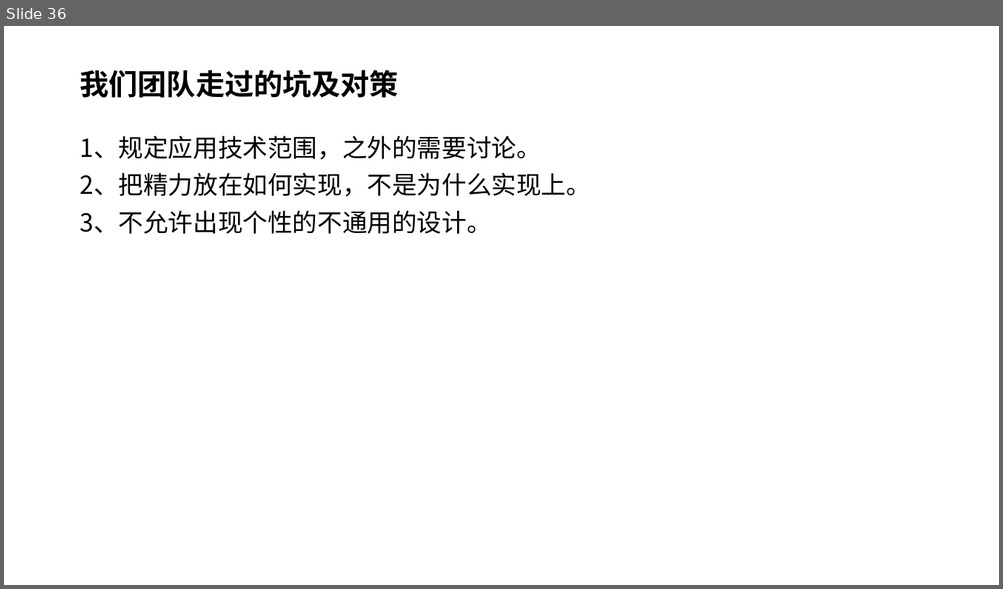
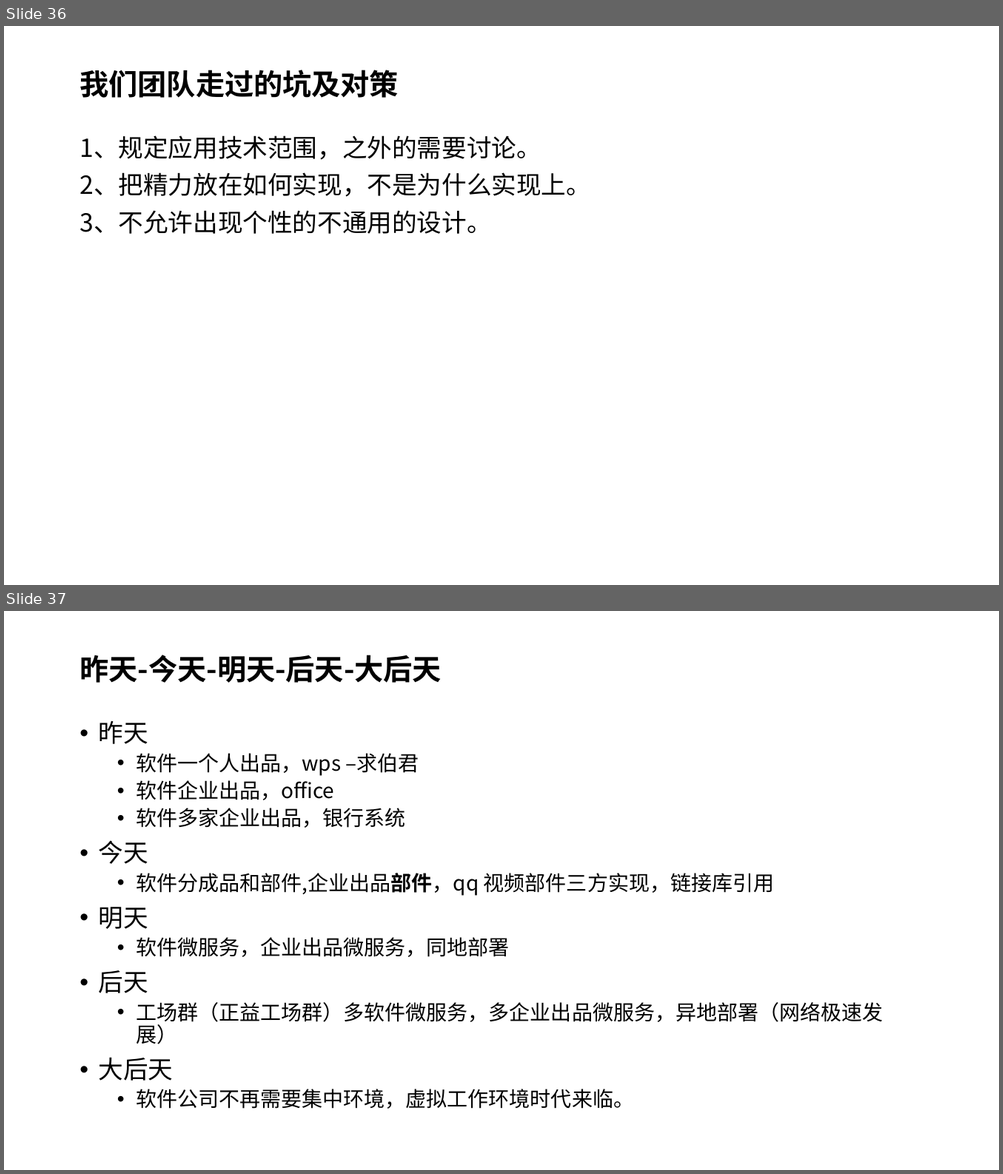
Before and after one commit to douster/design, a slide deck: 微服务/微服务学习实践交流分享.pptx. Shown one above the other, each under a label of ours: slide 36 before the commit, slides 36 and 37 after it. The pictures are 1003x589 and 1003x1174 pixels, drawn with LibreOffice and Linux fonts; fonts in the diff are those of the drawing; background and template pictures are left out. Boxes give left, top, right and bottom in pixels: in the first picture for what was removed or moved away, otherwise in the second. Text is boxed around its words. In the diff, an @@ line names an element or a change of style, - is before the commit and + after.

Commit message:
liusy  工场群

```diff
--- a/微服务/微服务学习实践交流分享.pptx
+++ b/微服务/微服务学习实践交流分享.pptx
@@ slide 37 added at (4,611,999,1170), background picture (left out) @@
@@ title added at (79,655,441,683), 28 pt, text #000000, bold @@
+昨天-今天-明天-后天-大后天
@@ text added at (99,721,883,1109), 20 pt, text #000000 @@
+• 昨天
+  • 软件一个人出品，wps –求伯君
+  • 软件企业出品，office
+  • 软件多家企业出品，银行系统
+• 今天
+  • 软件分成品和部件,企业出品部件，qq 视频部件三方实现，链接库引用
+• 明天
+  • 软件微服务，企业出品微服务，同地部署
+• 后天
+  • 工场群（正益工场群）多软件微服务，多企业出品微服务，异地部署（网络极速发展）
+• 大后天
+  • 软件公司不再需要集中环境，虚拟工作环境时代来临。
```
Also in this commit, not shown: 2 other slides added.
